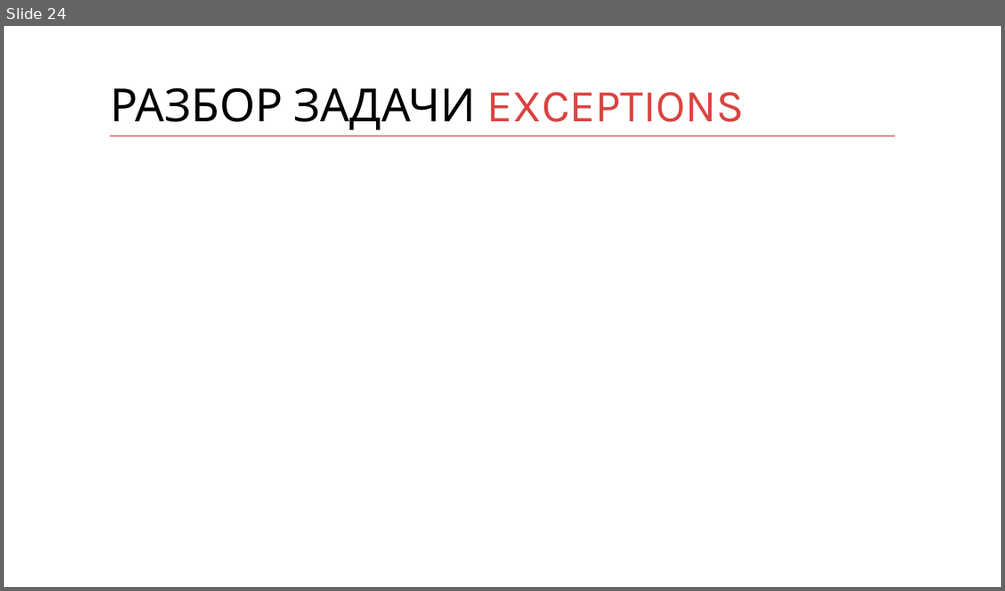
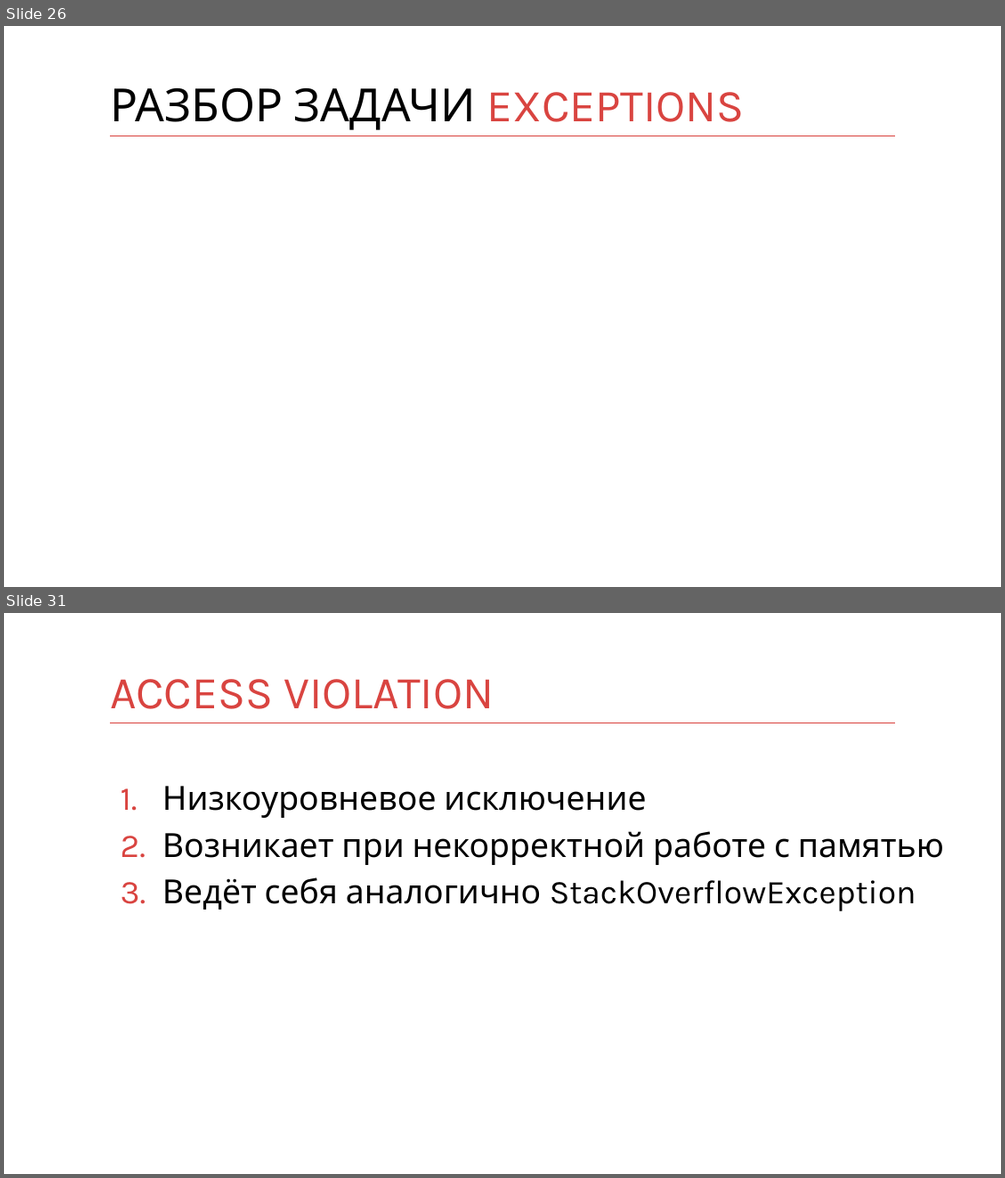
Before and after one commit to kontur-courses/exceptions, a slide deck: exceptions.pptx. Shown one above the other, each under a label of ours: slide 24 before the commit, slides 26 and 31 after it; the slides between them are not shown. The pictures are 1005x591 and 1005x1178 pixels, drawn with LibreOffice and Linux fonts; fonts in the diff are those of the drawing. Boxes give left, top, right and bottom in pixels: in the first picture for what was removed or moved away, otherwise in the second. Text is boxed around its words. In the diff, an @@ line names an element or a change of style, - is before the commit and + after.

Commit message:
+tasks and unhandled exceptions in pptx

```diff
--- a/exceptions.pptx
+++ b/exceptions.pptx
@@ slide 31 added at <box>4,613,1001,1174</box>, background #FFFFFF; not listed: 1 template element that a slide beside it also shows @@
@@ title added at <box>110,679,494,709</box>, 44 pt, text #D94440 @@
+ACCESS VIOLATION
@@ text added at <box>162,786,944,911</box>, 32 pt, text #000000 @@
+1. Низкоуровневое исключение
+2. Возникает при некорректной работе с памятью
+3. Ведёт себя аналогично StackOverflowException
@@ what was slide 24 is now slide 26 @@
```
Also in this commit, not shown: 3 slides changed, 17 other slides added.
